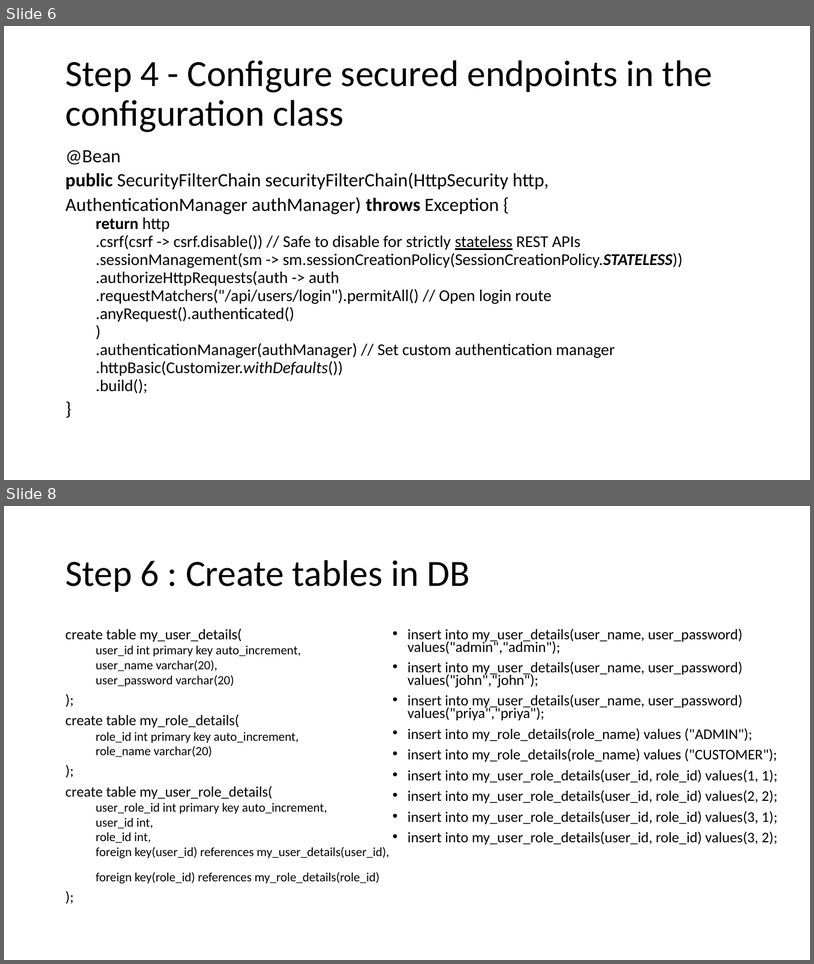
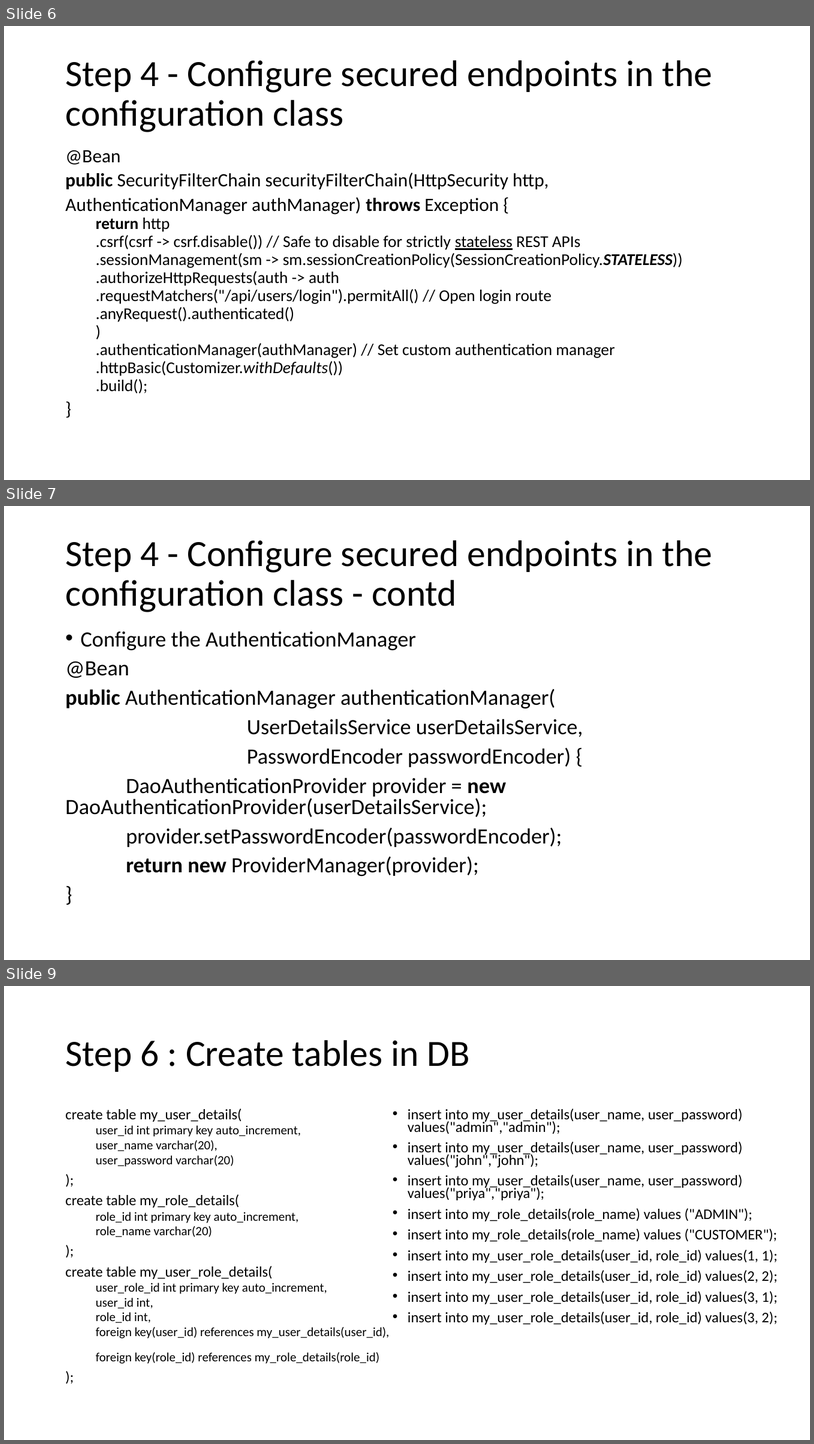
Before and after one commit to august-2026-training/PPTs, a slide deck: 3. Spring_Security_7_Securing_Rest_Endpoints.pptx. Shown one above the other, each under a label of ours: slides 6 and 8 before the commit, slides 6, 7 and 9 after it; the slides between them are not shown. The pictures are 814x964 and 814x1444 pixels, drawn with LibreOffice and Linux fonts; fonts in the diff are those of the drawing. Boxes give left, top, right and bottom in pixels: in the first picture for what was removed or moved away, otherwise in the second. Text is boxed around its words. In the diff, an @@ line names an element or a change of style, - is before the commit and + after.

```diff
--- a/3. Spring_Security_7_Securing_Rest_Endpoints.pptx
+++ b/3. Spring_Security_7_Securing_Rest_Endpoints.pptx
@@ slide 7 added at [4, 506, 810, 960], background #FFFFFF @@
@@ title added at [65, 540, 713, 612], 44 pt, text #000000 @@
+Step 4 - Configure secured endpoints in the configuration class - contd
@@ text added at [65, 631, 584, 876], 25.9 pt, text #000000 @@
+• Configure the AuthenticationManager
+@Bean
+public AuthenticationManager authenticationManager(
+UserDetailsService userDetailsService,
+PasswordEncoder passwordEncoder) {
+DaoAuthenticationProvider provider = new DaoAuthenticationProvider(userDetailsService);
+provider.setPasswordEncoder(passwordEncoder);
+return new ProviderManager(provider);
+}
@@ what was slide 8 is now slide 9 @@
```
Also in this commit, not shown: 3 slides changed.
